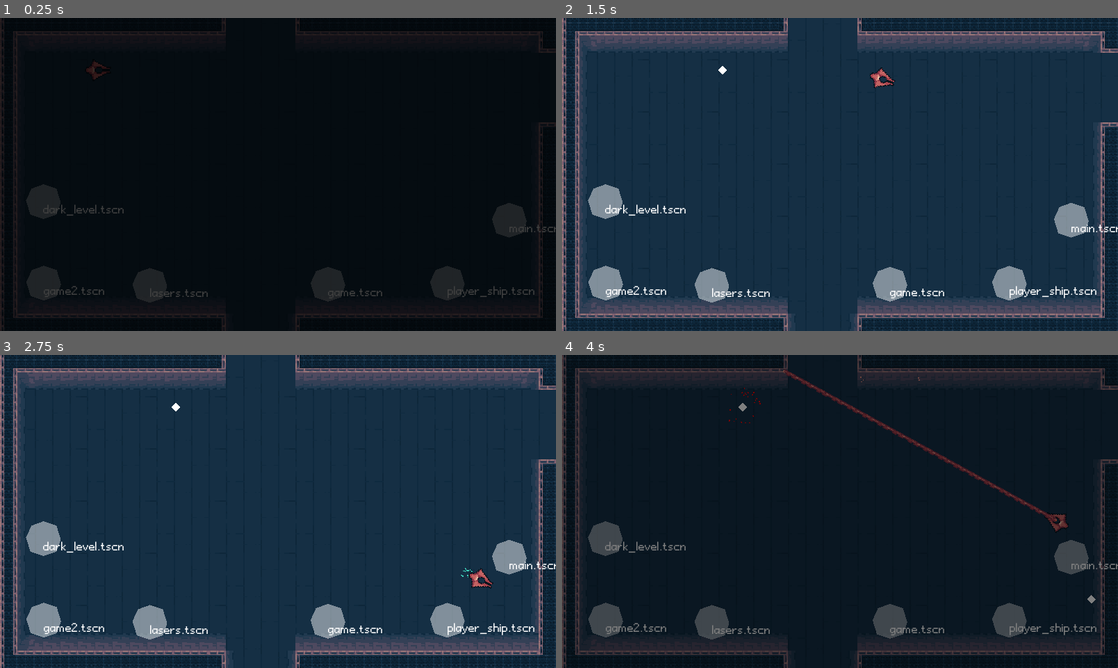
Above: before the commit, frames 1-4 (two rows, left to right).
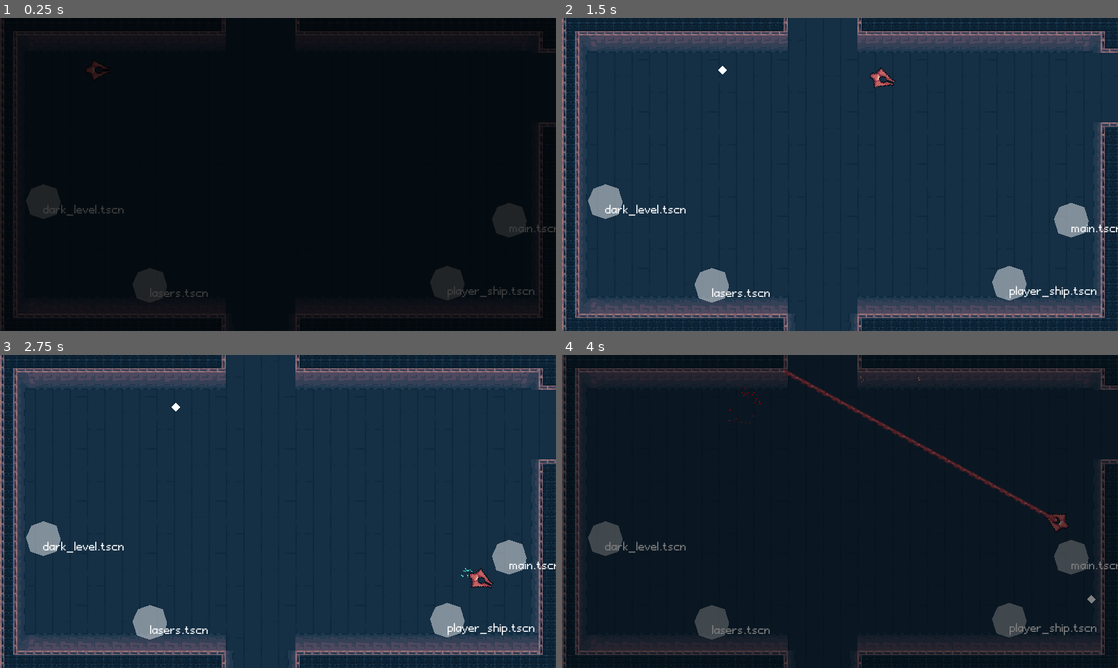
Above: after the commit, the same moments.

Repository: boukew99/godot_wild_jam_34
Game: Godot game, scene res://physics/2d/room/test_room.tscn
Same seed, same stepped clock (60 frames per second), same inputs: the game is played once before the commit and once after it.
Inputs (mouse positions are in pixels of both pictures, inside the frame that each line leads up to):
- Up to frame 1 (0.25 s): no input
- Up to frame 2 (1.5 s): tap Enter (ui_accept) at 0.5, 0.77 s; move the mouse to (962, 158) at 0.52 s; hold Right (move_right) 0.53-1.28 s; hold X (bomb) 0.53-1.28 s; click (962, 158) at 0.67 s; move the mouse to (728, 190) at 1.27 s; hold Down (move_down) from 1.28 s (still down); tap Z (laser) at 1.35 s
- Up to frame 3 (2.75 s): tap Enter (ui_accept) at 1.52 s; move the mouse to (333, 442) at 2.02 s; release Down (move_down) at 2.03 s; hold Right (move_right) from 2.03 s (still down); hold C (nitro) from 2.03 s (still down)
- Up to frame 4 (4 s): move the mouse to (812, 574) at 2.77 s; release Right (move_right) at 2.78 s; release C (nitro) at 2.78 s; hold Up (move_up) 2.78-3.53 s; tap X (bomb) at 2.85 s; click (812, 574) at 2.92 s; tap Enter (ui_accept) at 3.02, 3.77 s; move the mouse to (1006, 558) at 3.52 s; hold Left (move_left) from 3.53 s (still down); hold Z (laser) from 3.53 s (still down)

The runs differ from the first frame. In frame 1, 1.2% of the frame differs, in the area x 4-69%, y 79-91%; in frame 2, 1.2%; in frame 3, 1.2%; in frame 4, 1.2%, in the area x 4-69%, y 15-91%.

Commit message:
fixes and updates

Diff:
--- a/godot_wild_jam_34/physics/1d/title_screen.tscn
+++ b/godot_wild_jam_34/physics/1d/title_screen.tscn
@@ -141,8 +141,8 @@
 "update": 1,
 "values": [ "Programming:
 HowYouDoing", "Art:
-Pompy", "Sound:
-Travus" ]
+Pompy", "Music & Sound:
+Travis Sullivan" ]
 }
 tracks/1/type = "value"
 tracks/1/path = NodePath(".:percent_visible")
--- a/godot_wild_jam_34/physics/2d/object/bomb.tscn
+++ b/godot_wild_jam_34/physics/2d/object/bomb.tscn
@@ -49,6 +49,18 @@
 } ],
 "times": PoolRealArray( 0 )
 }
+tracks/3/type = "value"
+tracks/3/path = NodePath("Polygon2D:visible")
+tracks/3/interp = 1
+tracks/3/loop_wrap = true
+tracks/3/imported = false
+tracks/3/enabled = true
+tracks/3/keys = {
+"times": PoolRealArray( 0 ),
+"transitions": PoolRealArray( 1 ),
+"update": 1,
+"values": [ false ]
+}
 
 [node name="Bomb" type="KinematicBody2D"]
 collision_layer = 4
--- a/godot_wild_jam_34/physics/2d/room/test_room.tscn
+++ b/godot_wild_jam_34/physics/2d/room/test_room.tscn
@@ -28,16 +28,9 @@
 
 [node name="GridCamera2D" parent="PlayerShip" instance=ExtResource( 2 )]
 
-[node name="RoomTransfer" parent="." instance=ExtResource( 7 )]
-position = Vector2( 40.2509, 244 )
-
 [node name="RoomTransfer2" parent="." instance=ExtResource( 7 )]
 position = Vector2( 138, 246 )
 room_path = "res://physics/2d/room/lasers.tscn"
-
-[node name="RoomTransfer3" parent="." instance=ExtResource( 7 )]
-position = Vector2( 302, 245 )
-room_path = "res://physics/2d/game.tscn"
 
 [node name="RoomTransfer4" parent="." instance=ExtResource( 7 )]
 position = Vector2( 412, 244 )
